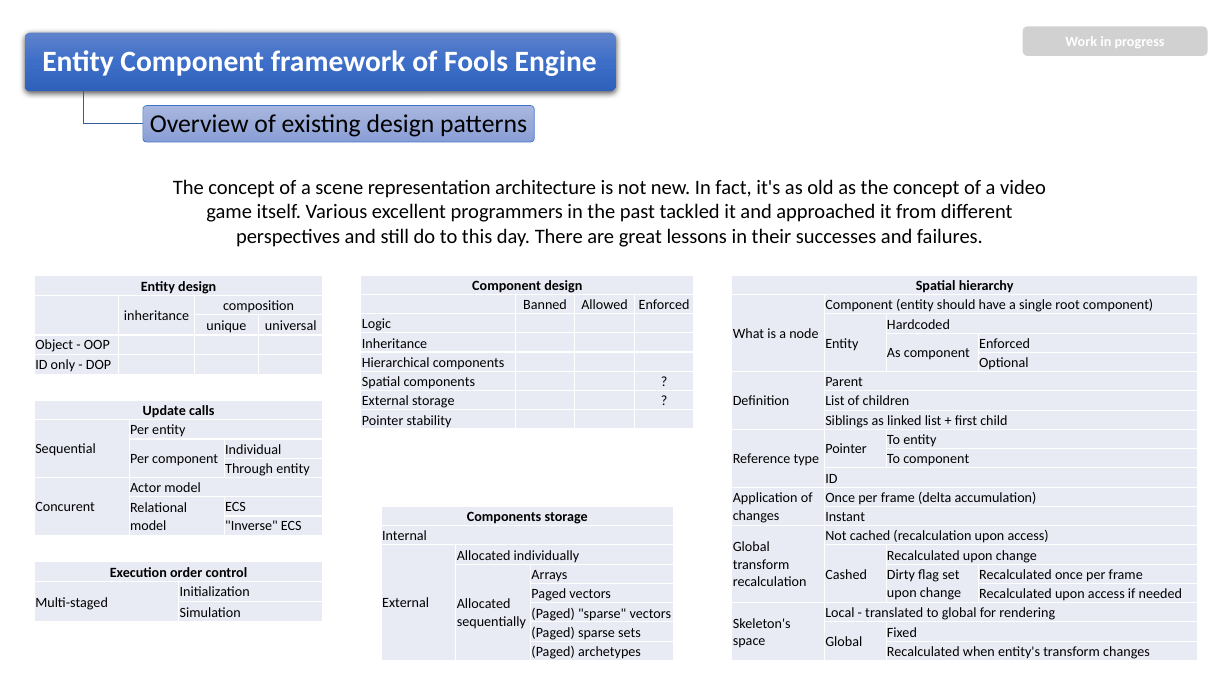
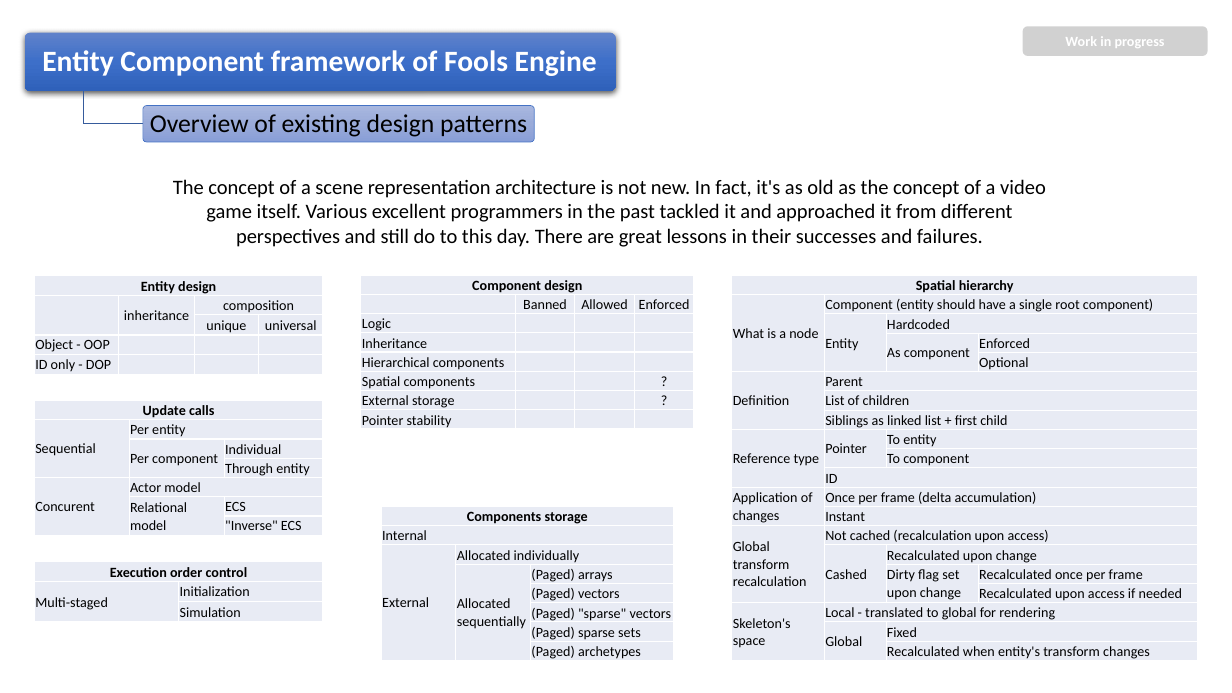
Before and after one commit to pawel-kaleta/FoolsEngine, a slide deck: slide 10 of Documentation/Entity Component Framework.pptx. Drawn at 1232x693 pixels with LibreOffice and Linux fonts; fonts in the diff are those of the drawing. Boxes give left, top, right and bottom in pixels: in the first picture for what was removed or moved away, otherwise in the second. Text is boxed around its words. In the diff, an @@ line names an element or a change of style, - is before the commit and + after.

```diff
--- a/Documentation/Entity Component Framework.pptx
+++ b/Documentation/Entity Component Framework.pptx
@@ table at bbox=[381, 506, 674, 663] @@
-row 4, column 3: Arrays
+row 4, column 3: (Paged) arrays
-row 5, column 3: Paged vectors
+row 5, column 3: (Paged) vectors
```
Also in this commit, not shown: 4 other slides changed, 13 other files.
